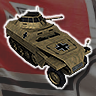
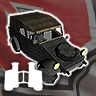
Two versions of the same layered image (96 × 96). Layer-by-layer changes:
added layer "Layer 5" above "10ccm SK18" over [1, 57, 47, 94]
hid "SdKfz 250/9" over [5, 7, 91, 88]
added layer "Kubelwagen" above "Pontoon Truck" over [8, 12, 87, 84]
